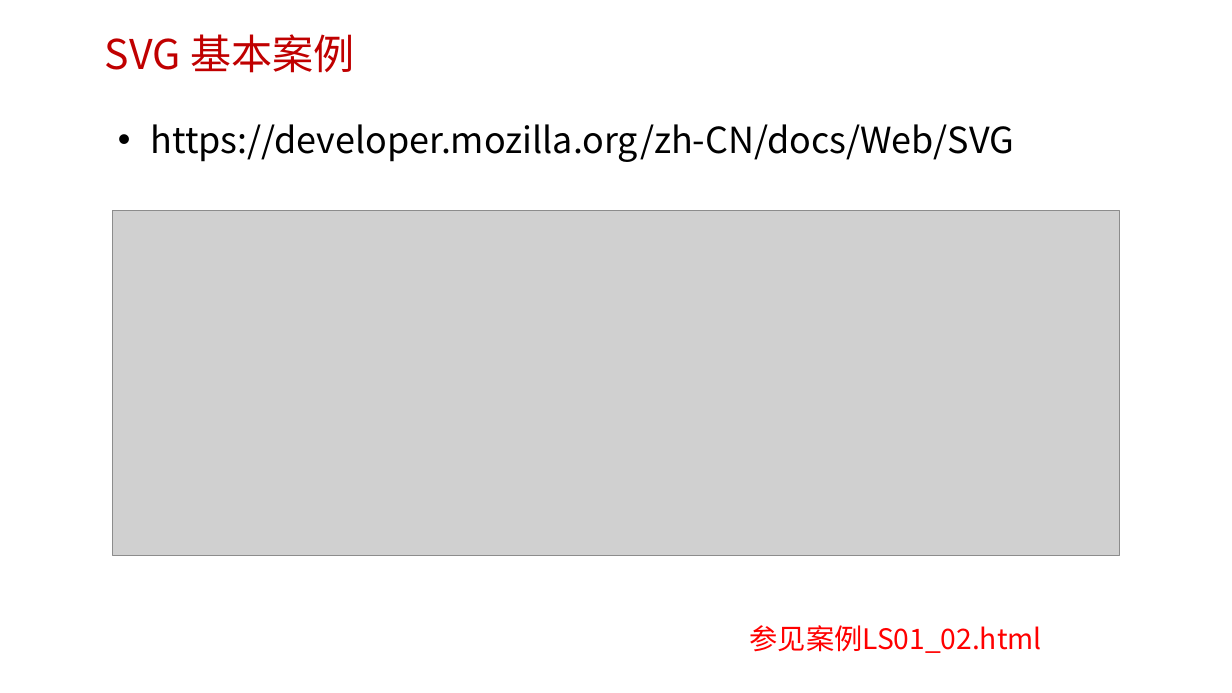
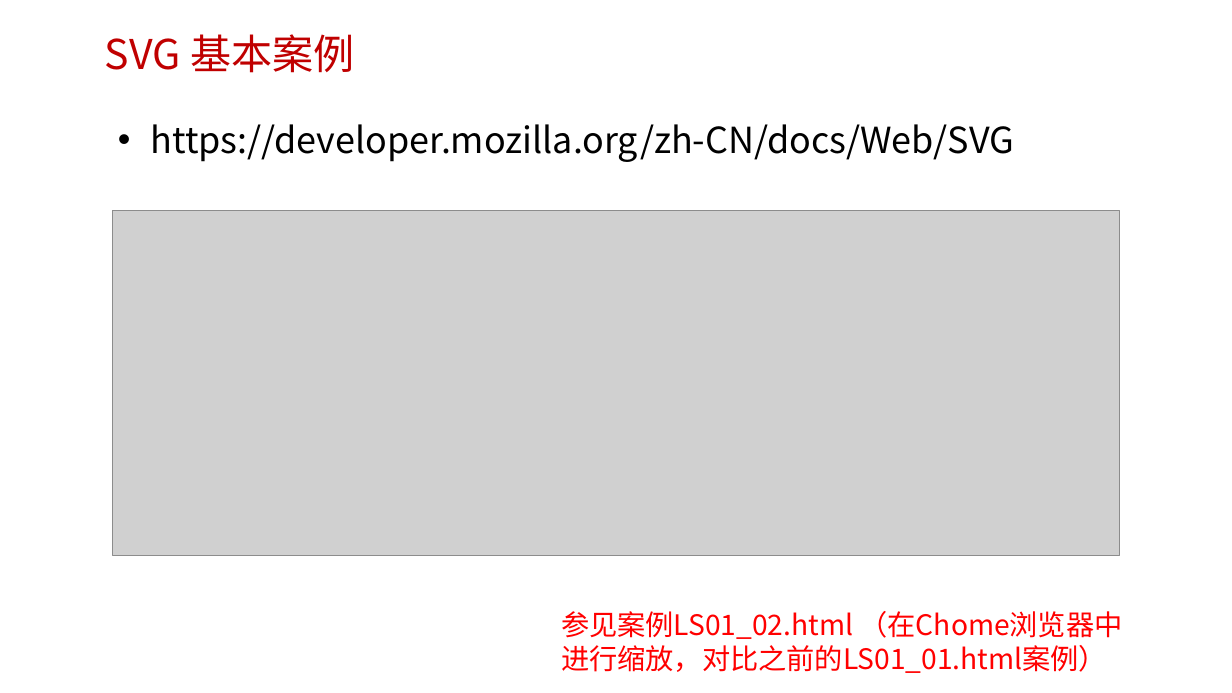
Before and after one commit to edu2act/course-H5-Animation-and-Game-Development, a slide deck: slide 12 of materials/slides/ch01.pptx (slide 11 before the commit). Drawn at 1232x693 pixels with LibreOffice and Linux fonts; fonts in the diff are those of the drawing; grey boxes stand for pictures; background and template pictures are left out. Boxes give left, top, right and bottom in pixels: in the first picture for what was removed or moved away, otherwise in the second. Text is boxed around its words. In the diff, an @@ line names an element or a change of style, - is before the commit and + after.

```diff
--- a/materials/slides/ch01.pptx
+++ b/materials/slides/ch01.pptx
@@ text at [561, 611, 1123, 673]: text changed @@
-参见案例LS01_02.html
+参见案例LS01_02.html （在Chome浏览器中进行缩放，对比之前的LS01_01.html案例）
```
Also in this commit, not shown: 5 other slides changed, 1 slide added, 1 other file.
